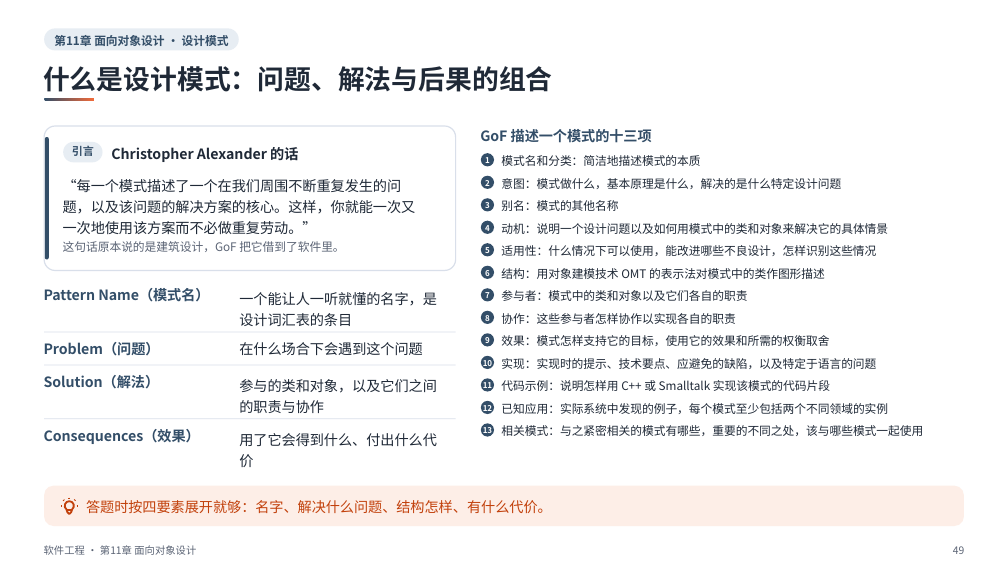
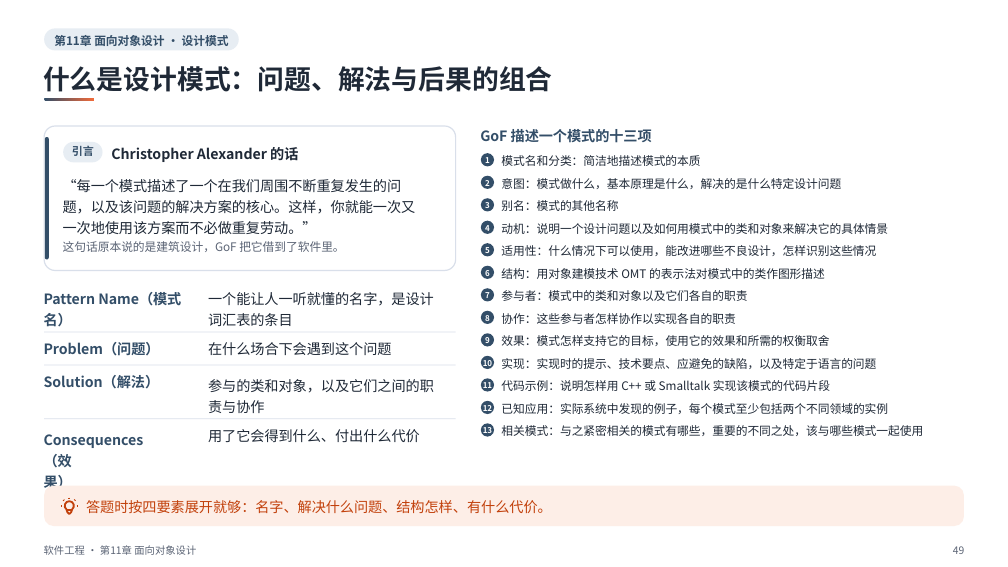
Before and after one commit to sweetcornna/JLU-remake, a slide deck: slide 49 of 大三上/软件工程/重制版PPT/第11章 面向对象设计（重制版）.pptx. Drawn at 1008x567 pixels with LibreOffice and Linux fonts; fonts in the diff are those of the drawing. Boxes give left, top, right and bottom in pixels: in the first picture for what was removed or moved away, otherwise in the second. Text is boxed around its words. In the diff, an @@ line names an element or a change of style, - is before the commit and + after.

```diff
--- a/大三上/软件工程/重制版PPT/第11章 面向对象设计（重制版）.pptx
+++ b/大三上/软件工程/重制版PPT/第11章 面向对象设计（重制版）.pptx
@@ text at box(44, 292, 181, 327): text changed @@
-Pattern Name（模式名）
+Pattern Name（模式
+名）
@@ text at box(208, 292, 434, 326): spaces changed @@
-一个能让人一听就懂的名字，是
-设计词汇表的条目
+一个能让人一听就懂的名字，是设计
+词汇表的条目
@@ text "在什么场合下会遇到这个问题": place and size @@
-text "在什么场合下会遇到这个问题" at box(239, 342, 422, 355)
+text "在什么场合下会遇到这个问题" at box(208, 342, 391, 355)
@@ text at box(208, 379, 434, 413): spaces changed @@
-参与的类和对象，以及它们之间
-的职责与协作
+参与的类和对象，以及它们之间的职
+责与协作
@@ text at box(44, 434, 144, 488): text changed @@
-Consequences（效果）
+Consequences（效
+果）
@@ text at box(208, 429, 420, 442): text changed @@
-用了它会得到什么、付出什么代
-价
+用了它会得到什么、付出什么代价
```
Also in this commit, not shown: 25 other slides changed, 3 other files.
